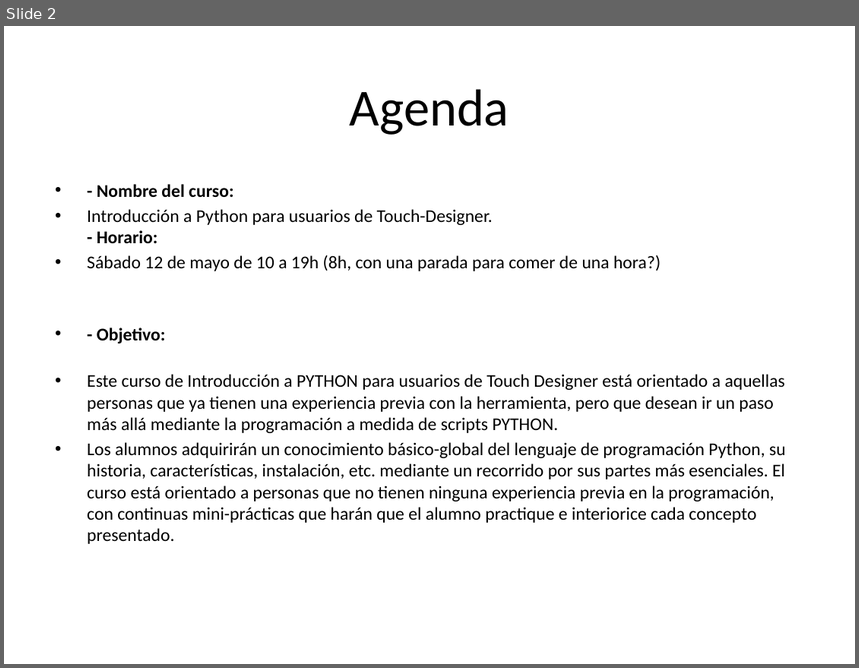
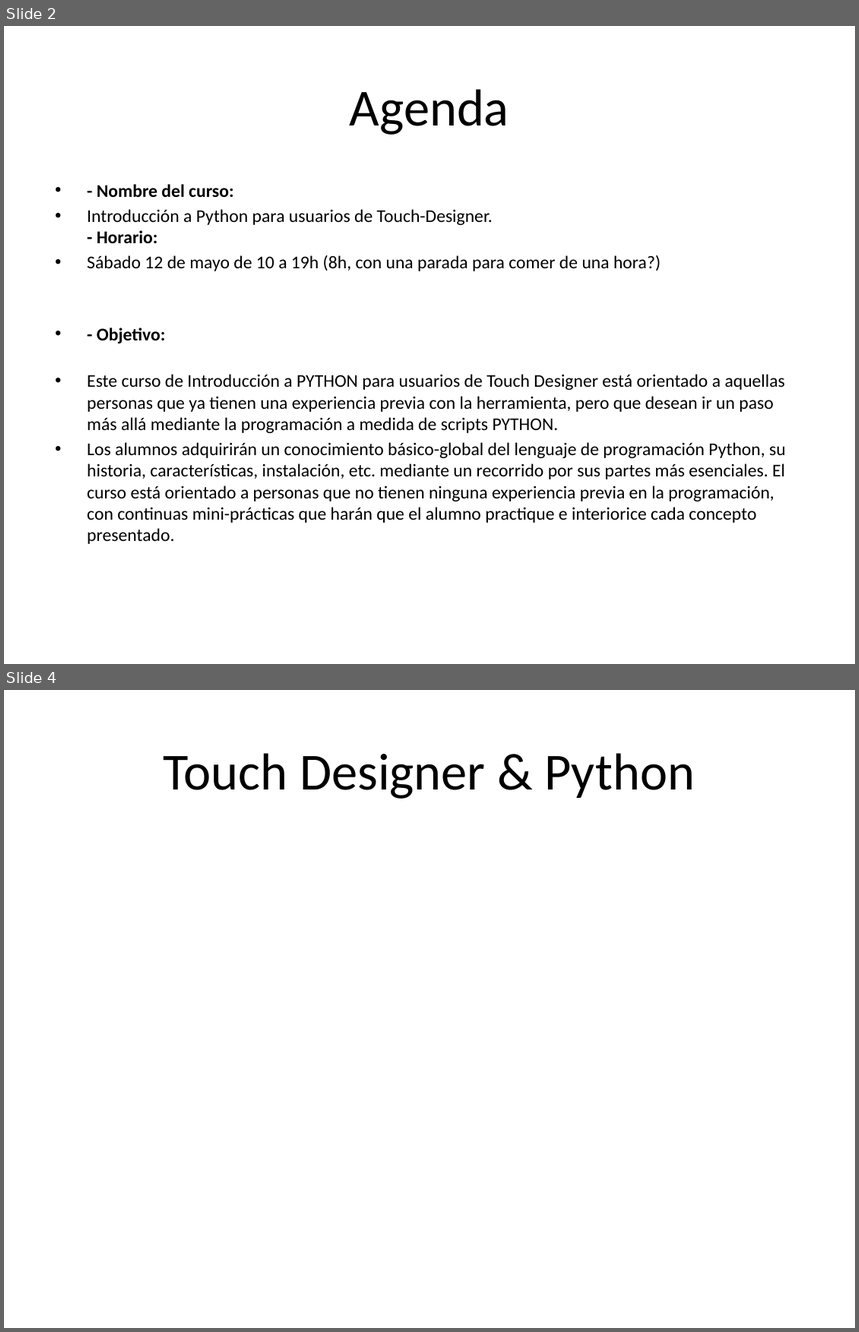
Before and after one commit to Kike-Ramirez/intro-py-td, a slide deck: docs/Python for TD Workshop - ROTOR.pptx. Shown one above the other, each under a label of ours: slide 2 before the commit, slides 2 and 4 after it; the slides between them are not shown. The pictures are 859x668 and 859x1332 pixels, drawn with LibreOffice and Linux fonts; fonts in the diff are those of the drawing. Boxes give left, top, right and bottom in pixels: in the first picture for what was removed or moved away, otherwise in the second. Text is boxed around its words. In the diff, an @@ line names an element or a change of style, - is before the commit and + after.

```diff
--- a/docs/Python for TD Workshop - ROTOR.pptx
+++ b/docs/Python for TD Workshop - ROTOR.pptx
@@ slide 4 added at bbox=[4, 690, 855, 1328], background #FFFFFF @@
@@ title added at bbox=[164, 753, 695, 799], 44 pt, text #000000 @@
+Touch Designer & Python
```
Also in this commit, not shown: 1 slide changed, 2 other slides added.
